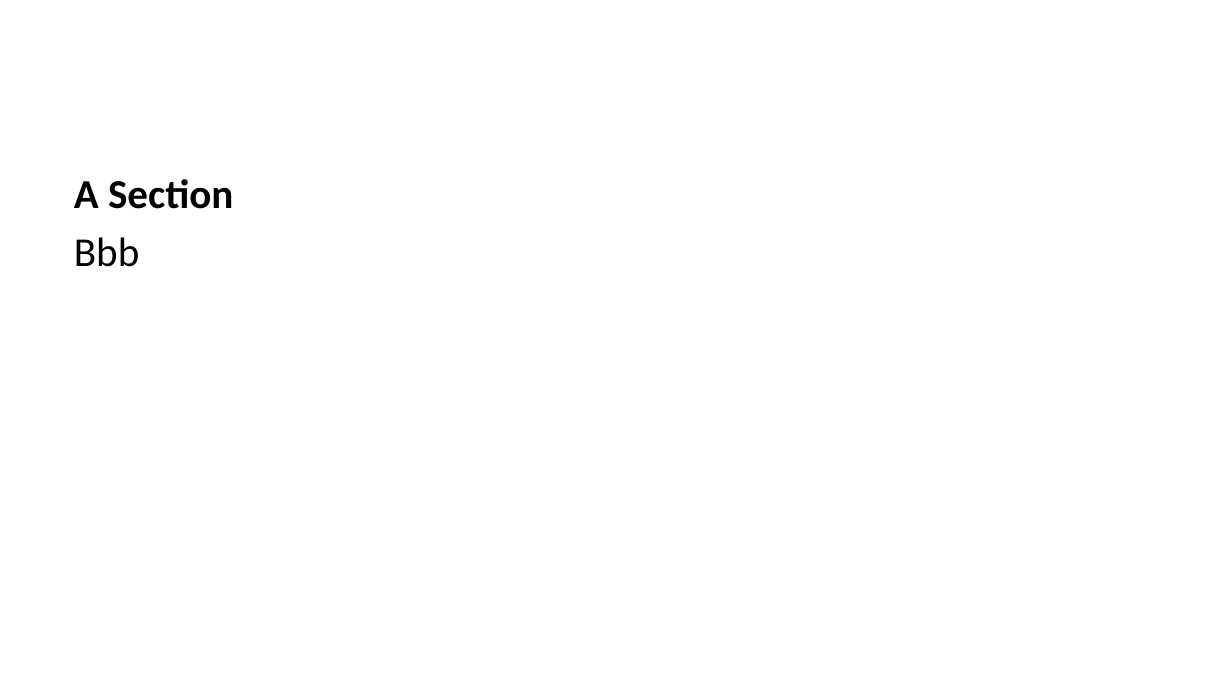
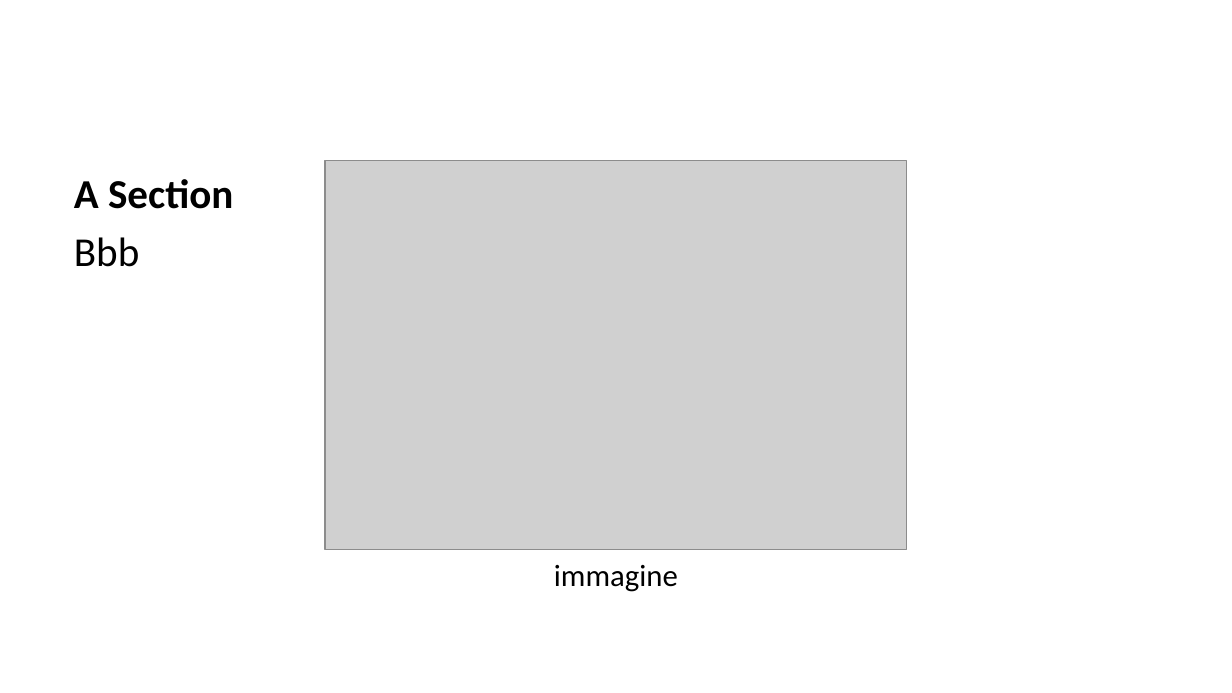
Before and after one commit to w4bo/slides-markdown, a slide deck: slide 4 of prova.pptx. Drawn at 1232x693 pixels with LibreOffice and Linux fonts; fonts in the diff are those of the drawing; grey boxes stand for pictures. Boxes give left, top, right and bottom in pixels: in the first picture for what was removed or moved away, otherwise in the second. Text is boxed around its words. In the diff, an @@ line names an element or a change of style, - is before the commit and + after.

```diff
--- a/prova.pptx
+++ b/prova.pptx
@@ picture added at (325, 161, 907, 549) @@
@@ text added at (554, 565, 678, 592), 18 pt, text #000000 @@
+immagine
```
Also in this commit, not shown: 1 other file.
